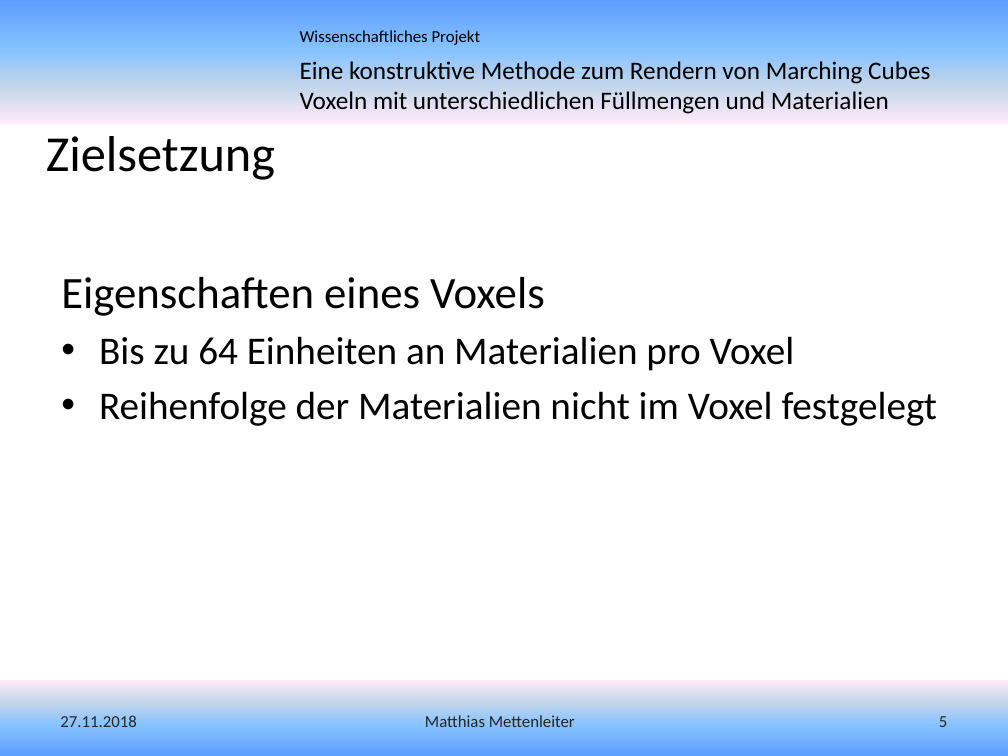
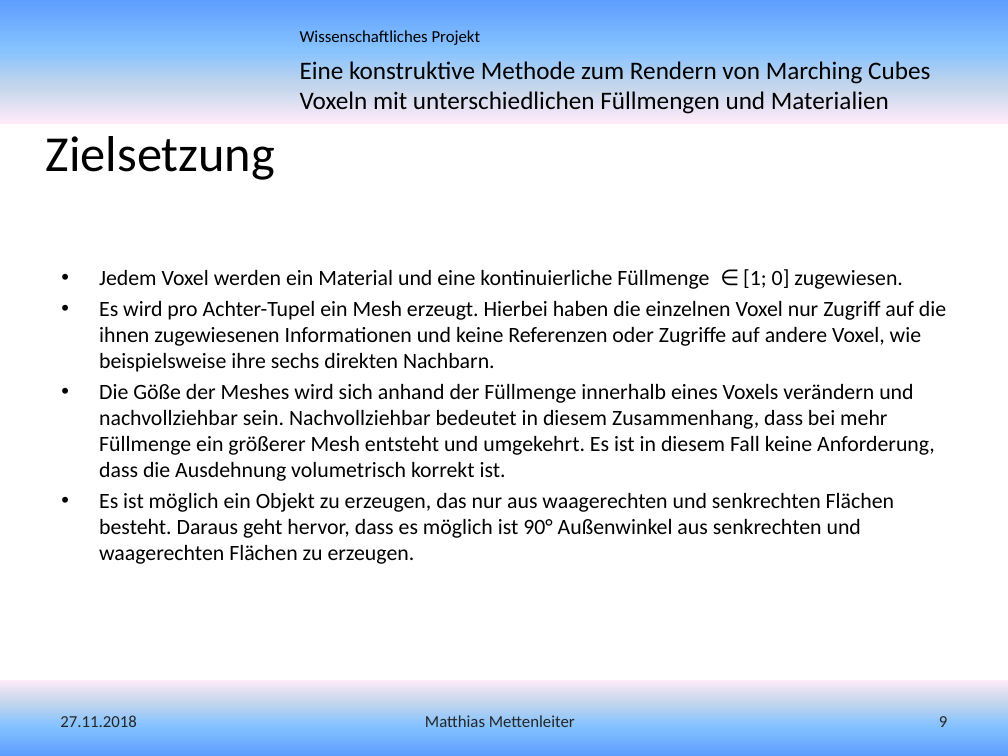
Before and after one commit to MMDaemon/MC_Paper, a slide deck: slide 9 of Vortrag - Eine konstruktive Methode zum Rendern von Marching Cubes Voxeln mit unterschiedlichen Füllmengen und Materialien.pptx (slide 5 before the commit). Drawn at 1008x756 pixels with LibreOffice and Linux fonts; fonts in the diff are those of the drawing; background and template pictures are left out. Boxes give left, top, right and bottom in pixels: in the first picture for what was removed or moved away, otherwise in the second. Text is boxed around its words. In the diff, an @@ line names an element or a change of style, - is before the commit and + after.

```diff
--- a/Vortrag - Eine konstruktive Methode zum Rendern von Marching Cubes Voxeln mit unterschiedlichen Füllmengen und Materialien.pptx
+++ b/Vortrag - Eine konstruktive Methode zum Rendern von Marching Cubes Voxeln mit unterschiedlichen Füllmengen und Materialien.pptx
@@ text at <box>99,269,946,564</box>: text changed; size 28 to 15.6 pt @@
-Eigenschaften eines Voxels
-• Bis zu 64 Einheiten an Materialien pro Voxel
-• Reihenfolge der Materialien nicht im Voxel festgelegt
+• Jedem Voxel werden ein Material und eine kontinuierliche Füllmenge ∈ [1; 0] zugewiesen.
+• Es wird pro Achter-Tupel ein Mesh erzeugt. Hierbei haben die einzelnen Voxel nur Zugriff auf die ihnen zugewiesenen Informationen und keine Referenzen oder Zugriffe auf andere Voxel, wie beispielsweise ihre sechs direkten Nachbarn.
+• Die Göße der Meshes wird sich anhand der Füllmenge innerhalb eines Voxels verändern und nachvollziehbar sein. Nachvollziehbar bedeutet in diesem Zusammenhang, dass bei mehr Füllmenge ein größerer Mesh entsteht und umgekehrt. Es ist in diesem Fall keine Anforderung, dass die Ausdehnung volumetrisch korrekt ist.
+• Es ist möglich ein Objekt zu erzeugen, das nur aus waagerechten und senkrechten Flächen besteht. Daraus geht hervor, dass es möglich ist 90° Außenwinkel aus senkrechten und waagerechten Flächen zu erzeugen.
@@ page number at <box>939,716,947,727</box>: text changed @@
-5
+9
```
Also in this commit, not shown: 6 other slides changed, 8 slides added, 1 slide removed, 10 other files.
